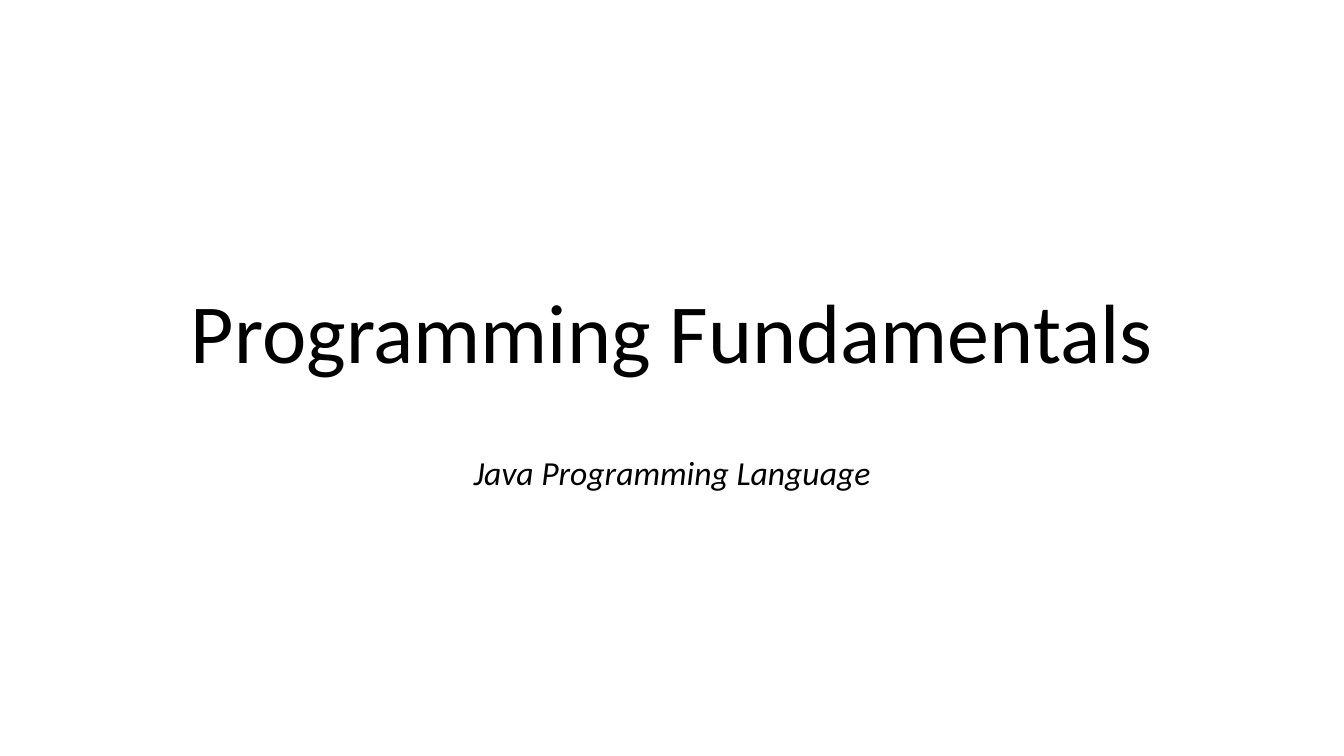
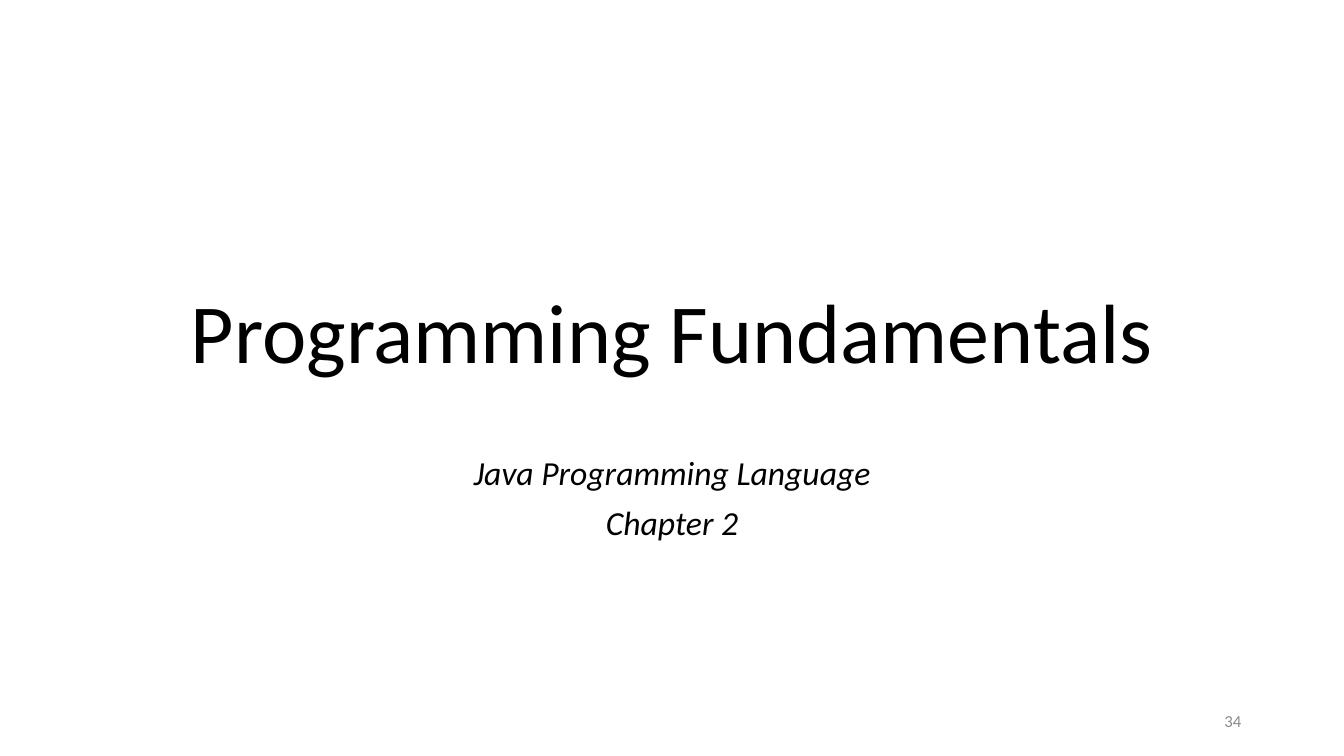
Before and after one commit to karzanosman/java, a slide deck: slide 1 of 02-Programming Fundamentals.pptx. Drawn at 1344x756 pixels with LibreOffice and Linux fonts; fonts in the diff are those of the drawing. Boxes give left, top, right and bottom in pixels: in the first picture for what was removed or moved away, otherwise in the second. Text is boxed around its words. In the diff, an @@ line names an element or a change of style, - is before the commit and + after.

```diff
--- a/02-Programming Fundamentals.pptx
+++ b/02-Programming Fundamentals.pptx
@@ subtitle at [606,511,738,541]: paragraph added @@
+Chapter 2
@@ page number added at [1224,716,1241,727], 12 pt, text #8C8C8C @@
+34
```
Also in this commit, not shown: 12 other slides changed, 2 other files.
